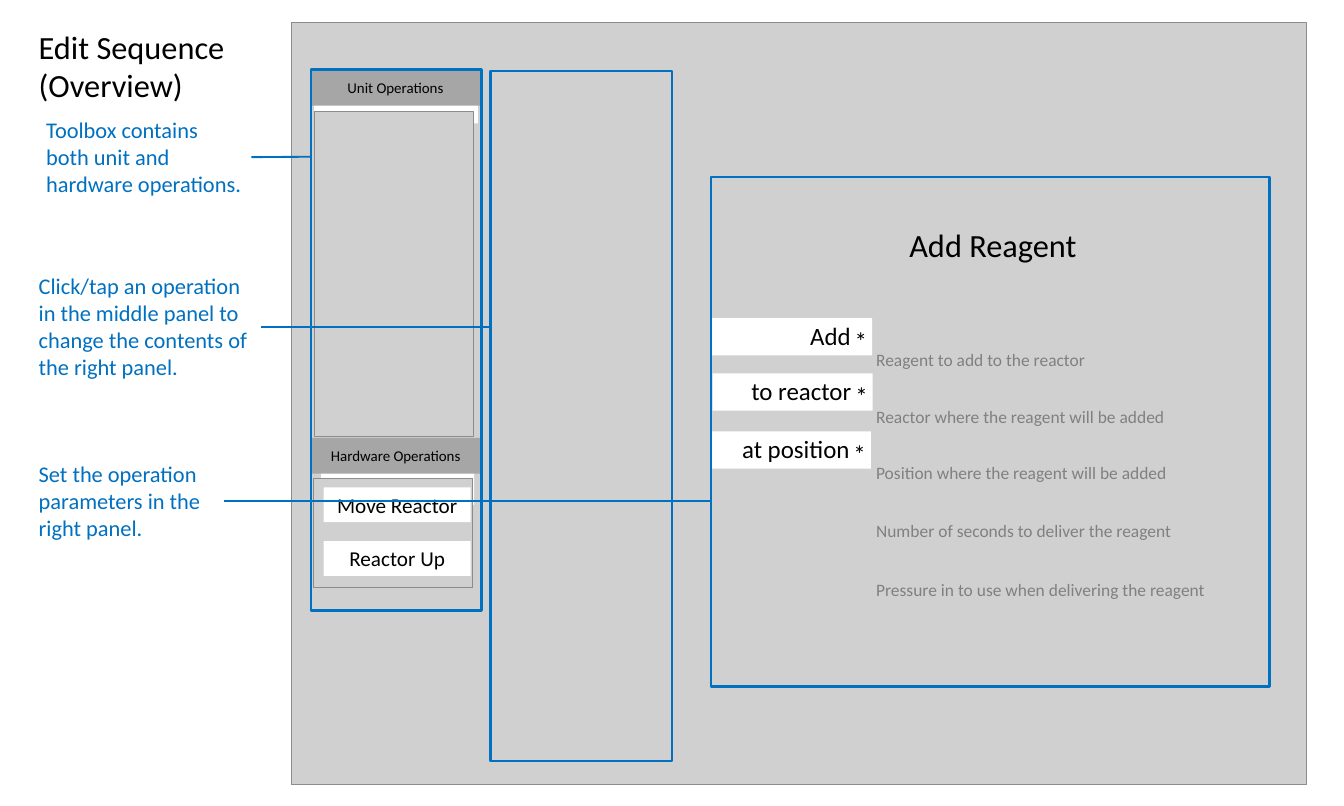
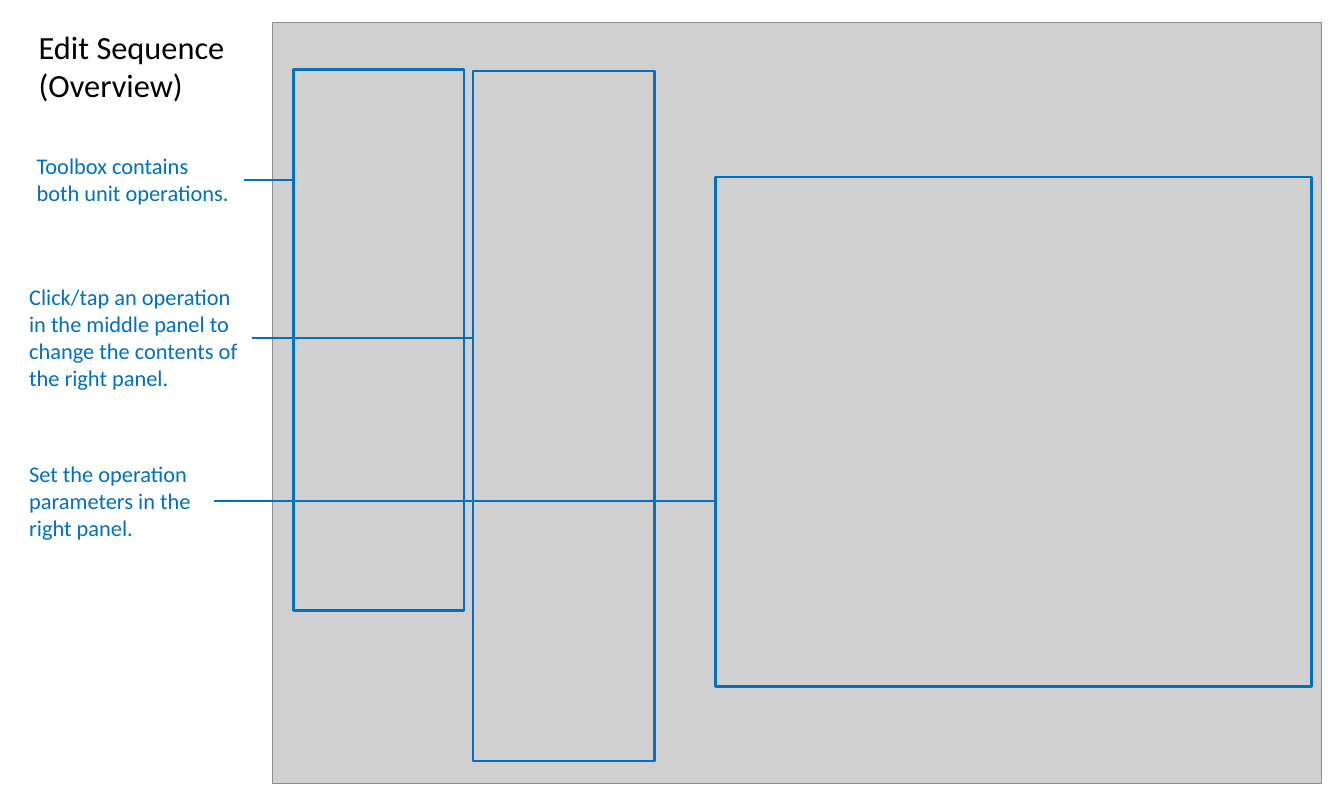
Before and after one commit to michaelvandam/elixys, a slide deck: slide 11 of doc/ElixysUserInterfaceWireframes3.pptx (slide 12 before the commit). Drawn at 1344x806 pixels with LibreOffice and Linux fonts; fonts in the diff are those of the drawing; grey boxes stand for pictures. Boxes give left, top, right and bottom in pixels: in the first picture for what was removed or moved away, otherwise in the second. Text is boxed around its words. In the diff, an @@ line names an element or a change of style, - is before the commit and + after.

```diff
--- a/doc/ElixysUserInterfaceWireframes3.pptx
+++ b/doc/ElixysUserInterfaceWireframes3.pptx
@@ picture: place and size @@
-picture at <box>291,22,1306,785</box>
+picture at <box>273,22,1322,784</box>
@@ rectangle: place and size @@
-rectangle at <box>311,70,481,611</box>
+rectangle at <box>294,70,464,611</box>
@@ rectangle: place and size @@
-rectangle at <box>490,71,672,762</box>
+rectangle at <box>473,71,655,762</box>
@@ text at <box>37,158,229,205</box>: text changed @@
-Toolbox contains both unit and hardware operations.
+Toolbox contains both unit operations.
@@ rectangle: place and size @@
-rectangle at <box>711,177,1269,687</box>
+rectangle at <box>716,177,1312,687</box>
@@ line moved from (252, 157) - (312, 157) to (245, 180) - (294, 180) @@
@@ text "Click/tap an operation in the ...": place and size @@
-text "Click/tap an operation in the ..." at <box>39,278,247,379</box>
+text "Click/tap an operation in the ..." at <box>29,289,238,390</box>
@@ line moved from (262, 327) - (490, 327) to (252, 338) - (473, 338) @@
@@ group removed at <box>311,70,1204,599</box>: 17 texts, 9 rectangles, 2 pictures @@
-Unit Operations
-Hardware Operations
-Move Reactor
-Reactor Up
-Reactor where the reagent will be added
-Reagent to add to the reactor
-Position where the reagent will be added
-Number of seconds to deliver the reagent
-Pressure in to use when delivering the reagent
-Add Reagent
-*
-*
-*
-*
-Add
-*
-to reactor
-*
-at position
@@ text "Set the operation parameters in ...": place and size @@
-text "Set the operation parameters in ..." at <box>39,466,200,540</box>
+text "Set the operation parameters in ..." at <box>29,466,190,540</box>
@@ line moved from (224, 501) - (712, 501) to (214, 501) - (716, 501) @@
```
Also in this commit, not shown: 15 other slides changed, 6 slides added, 8 slides removed.
